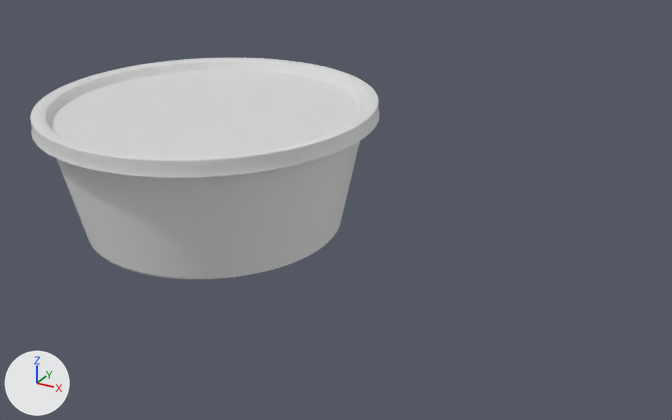
The glTF model lightBox/assets/texture_models/250ml_round.glb, before and after one commit.
Both versions are drawn from a 50 mm camera at (0.0958, -0.2212, 0.1376) aimed at (-0.0351, 0.0168, 0.0186). Arrows for +X, +Y and +Z are at lower left; the lights stay in place. Where no turn or scale is listed for an object, it has been applied to the vertices.

The first picture shows 'top', 'tran002', 'tran004'.
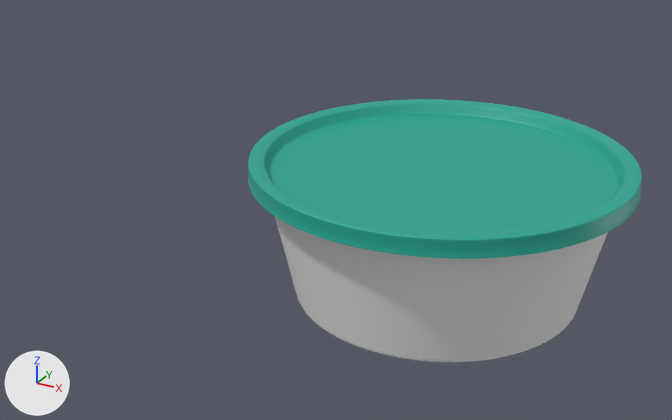
What the commit changed:
Material 'top' (mat_top) is new.
Its base color is (0.0143, 0.383, 0.293) (cyan #20a693).
me_mesh_1 has 16386 vertices, 32768 faces and spans x -0.0561..0.0561, y -0.0561..0.0561, z 0.038..0.043.
me_mesh_1 no longer uses material mat_material_002 (white #ffffff).
me_mesh_1 now uses material mat_top (cyan #20a693).
Object 'top' (ob_top) moves from (-0.0822, 0.0165, 0.00498) to (-0.000028, 0.0165, 0.000319).
Object 'top' (ob_top) turns from (0, 0.6, -158) to (-0.2, 0.1, -158) degrees about x, y and z.
Object 'tran002' (ob_tran002) moves from (-0.0822, 0.0165, 0.00412) to (-0.000028, 0.0165, 0.000271).
Object 'tran004' (ob_tran004) moves from (-0.0822, 0.0165, 0.00412) to (-0.0000281, 0.0165, 0.00032).
Object 'tran004' (ob_tran004) turns from (0, 0.6, -158) to (-0.2, 0.1, -158) degrees about x, y and z.

Where the change shows, as pixel boxes [x1, y1, x2, y2] in the pictures (672 x 420 px):
'top', recoloured, moved, turned: before [30, 58, 380, 178]; after [248, 99, 642, 259]
'tran002', moved: before [56, 141, 360, 278]; after [275, 217, 608, 361]
'tran004', moved, turned: before [98, 236, 334, 279]; after [304, 310, 567, 362]
